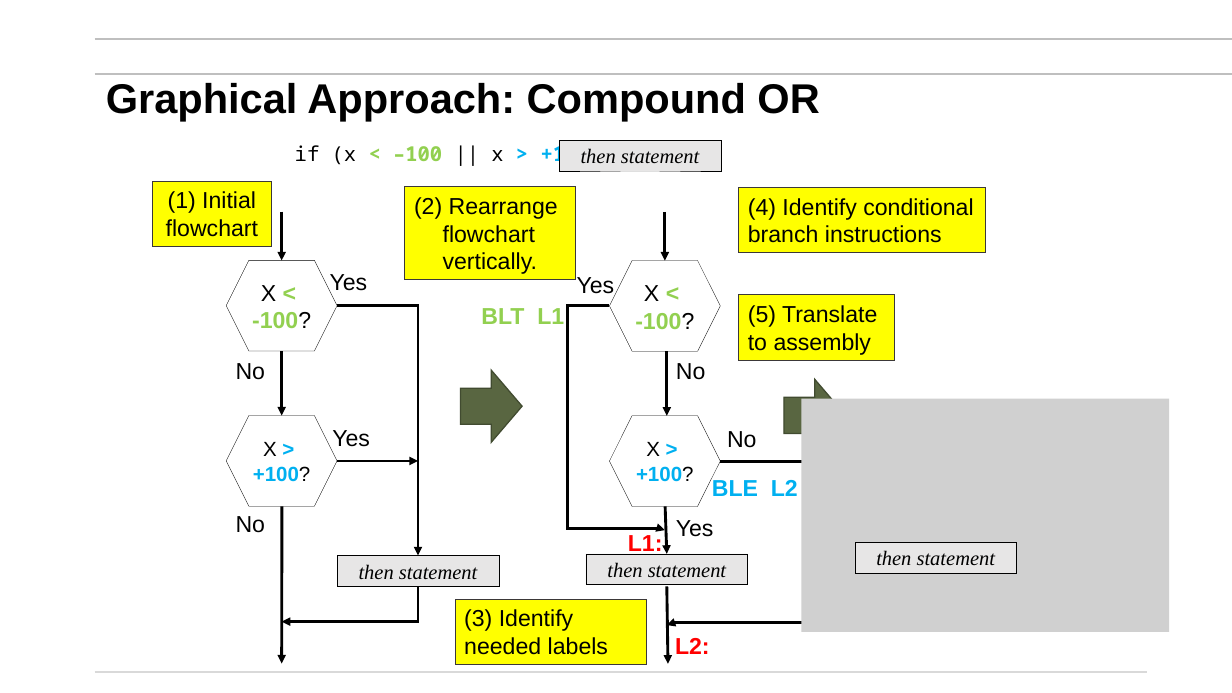
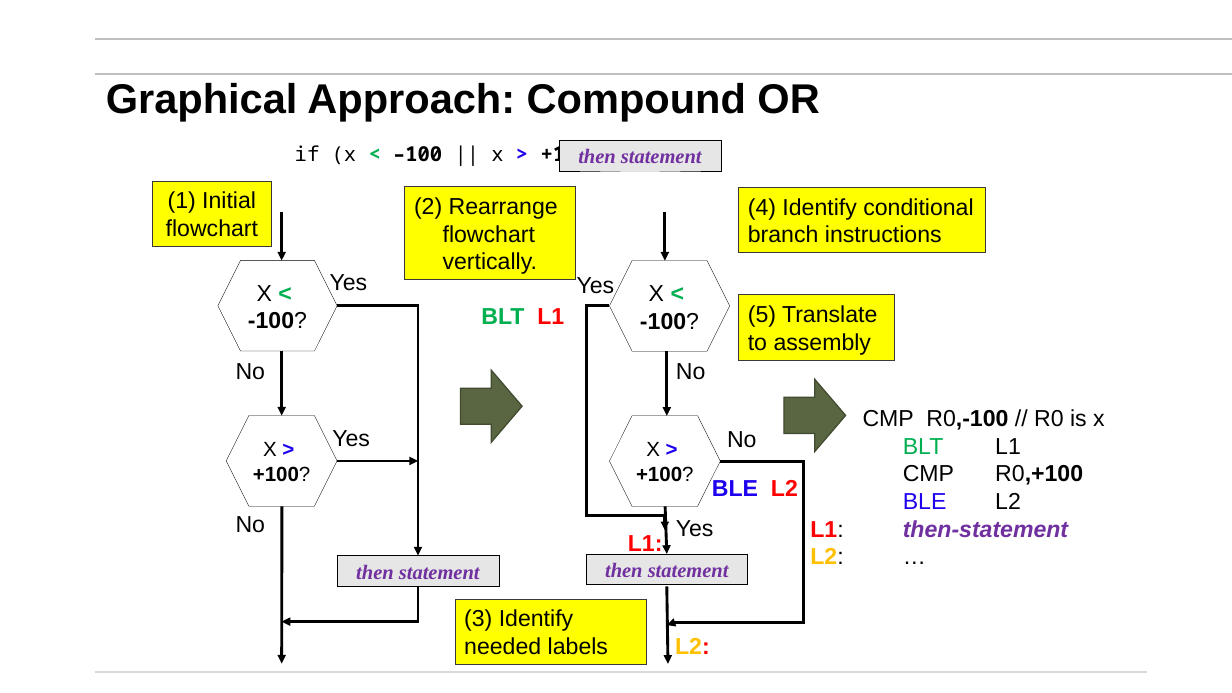
Before and after one commit to mikegrace2/CSEN20-Fall2026-Course-Website, a slide deck: slide 36 of Week05_MakindDecisionsAndWritingLoops/Ch06_MakingDecisions_WritingLoops_V4.pptx (slide 43 before the commit). Drawn at 1232x693 pixels with LibreOffice and Linux fonts; fonts in the diff are those of the drawing; grey boxes stand for pictures; background and template pictures are left out. Boxes give left, top, right and bottom in pixels: in the first picture for what was removed or moved away, otherwise in the second. Text is boxed around its words. In the diff, an @@ line names an element or a change of style, - is before the commit and + after.

Commit message:
Updated and rearranged, some coloring changes, some hiding parts, fixed some error parts ...

```diff
--- a/Week05_MakindDecisionsAndWritingLoops/Ch06_MakingDecisions_WritingLoops_V4.pptx
+++ b/Week05_MakindDecisionsAndWritingLoops/Ch06_MakingDecisions_WritingLoops_V4.pptx
@@ text "if (x < –100 || ..." at [295, 142, 602, 168]: text colour #92D050 to #00B050 in "<"; text colour #92D050 to #000000 in "–100"; text colour #00B0F0 to #1E02EE in ">"; text colour #00B0F0 to #000000 in "+100)" @@
@@ hexagon "X < -100?": place and size @@
-hexagon "X < -100?" at [226, 261, 337, 351]
+hexagon "X < -100?" at [218, 261, 337, 351]
@@ hexagon "X < -100?" at [218, 261, 337, 351]: text colour #92D050 to #00B050 in "<"; text colour #92D050 to #000000 in "-100?" @@
@@ hexagon "X < -100?" at [610, 261, 730, 351]: text colour #92D050 to #00B050 in "<"; text colour #92D050 to #000000 in "-100?" @@
@@ hexagon "X < -100?": place and size @@
-hexagon "X < -100?" at [610, 261, 721, 351]
+hexagon "X < -100?" at [610, 261, 730, 351]
@@ text "BLT L1" at [481, 308, 564, 324]: text colour #92D050 to #00B050 in "BLT"; text colour #92D050 to #FF0000 in "L1" @@
@@ elbow arrow (610, 306) - (665, 531): route changed @@
@@ hexagon "X > +100?" at [226, 416, 337, 506]: text colour #00B0F0 to #1E02EE in ">"; text colour #00B0F0 to #000000 in "+100?" @@
@@ hexagon "X > +100?" at [610, 416, 721, 506]: text colour #00B0F0 to #1E02EE in ">"; text colour #00B0F0 to #000000 in "+100?" @@
@@ picture removed at [801, 399, 1169, 632] @@
@@ text added at [810, 409, 1105, 564], 18 pt, text #000000 @@
+CMP R0,-100 // R0 is x
+BLT L1
+CMP R0,+100
+BLE L2
+L1: then-statement
+L2: …
@@ text "BLE L2" at [712, 480, 798, 496]: text colour #00B0F0 to #1E02EE in "BLE"; text colour #00B0F0 to #FF0000 in "L2" @@
@@ text colour #000000 to #7030A0, bold on in 3 elements at [586, 554, 748, 584], [559, 140, 721, 171], [337, 555, 499, 586] @@
@@ rectangle removed at [855, 543, 1017, 573] @@
-then statement
@@ text "L2:" at [675, 638, 710, 654]: text colour #FF0000 to #FFC000 in "L2:" @@
```
Also in this commit, not shown: 18 other slides changed.
